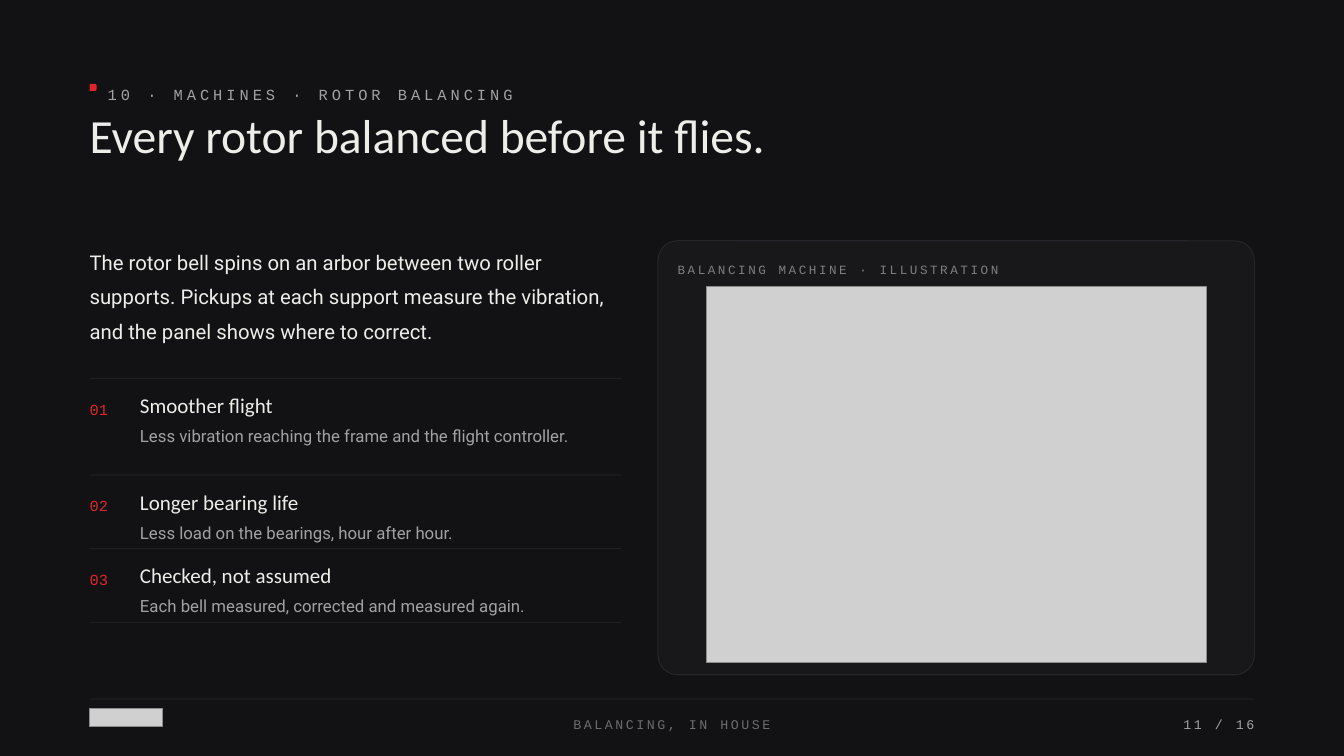
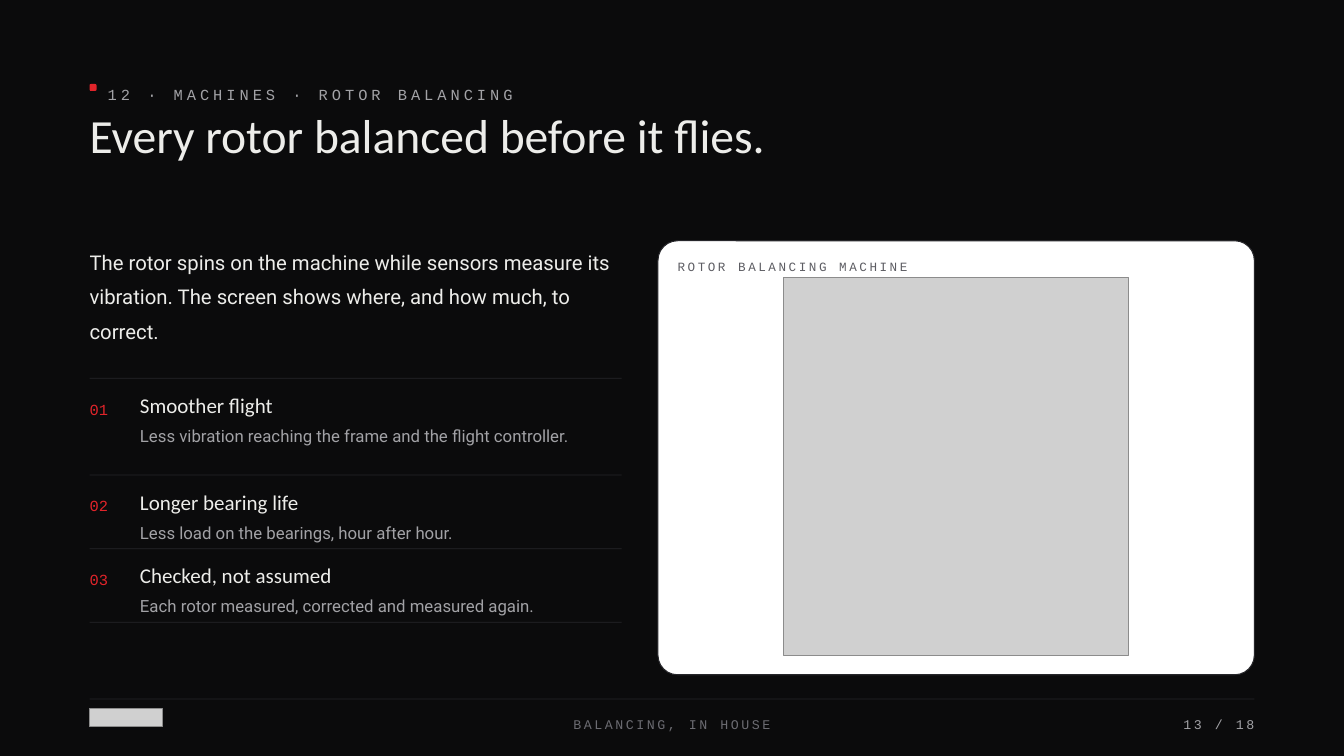
Before and after one commit to siddharthsu/siddharthsu, a slide deck: slide 13 of Taraxis_Presentation/Taraxis_Motor_Deck.pptx (slide 11 before the commit). Drawn at 1344x756 pixels with LibreOffice and Linux fonts; fonts in the diff are those of the drawing; grey boxes stand for pictures. Boxes give left, top, right and bottom in pixels: in the first picture for what was removed or moved away, otherwise in the second. Text is boxed around its words. In the diff, an @@ line names an element or a change of style, - is before the commit and + after.

```diff
--- a/Taraxis_Presentation/Taraxis_Motor_Deck.pptx
+++ b/Taraxis_Presentation/Taraxis_Motor_Deck.pptx
@@ background #121214 to #0B0B0C @@
@@ text at (108, 89, 513, 100): text changed @@
-10 · MACHINES · ROTOR BALANCING
+12 · MACHINES · ROTOR BALANCING
@@ text at (90, 254, 610, 339): text changed @@
-The rotor bell spins on an arbor between two roller supports. Pickups at each support measure the vibration, and the panel shows where to correct.
+The rotor spins on the machine while sensors measure its vibration. The screen shows where, and how much, to correct.
@@ rounded rectangle at (658, 241, 1255, 676): fill #18181B to #FFFFFF @@
@@ text at (678, 262, 907, 271): text changed; text colour #7E7E84 to #5D5D63 @@
-BALANCING MACHINE · ILLUSTRATION
+ROTOR BALANCING MACHINE
@@ picture: place and size @@
-picture at (706, 287, 1206, 662)
+picture at (784, 277, 1129, 655)
@@ text at (140, 599, 533, 616): text changed @@
-Each bell measured, corrected and measured again.
+Each rotor measured, corrected and measured again.
@@ text at (1183, 720, 1254, 729): text changed @@
-11 / 16
+13 / 18
```
Also in this commit, not shown: 13 other slides changed, 3 slides added, 1 slide removed, 2 other files.
